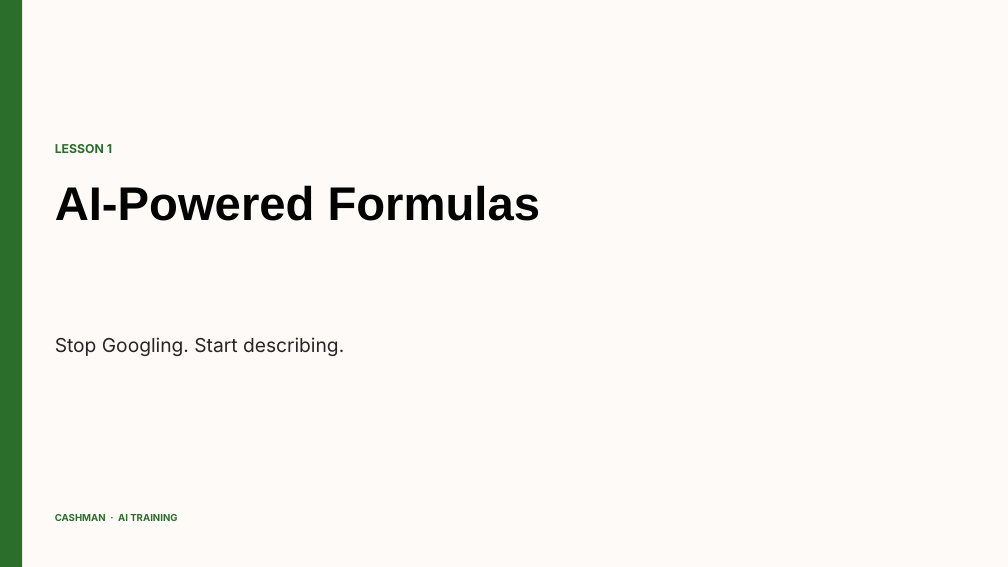
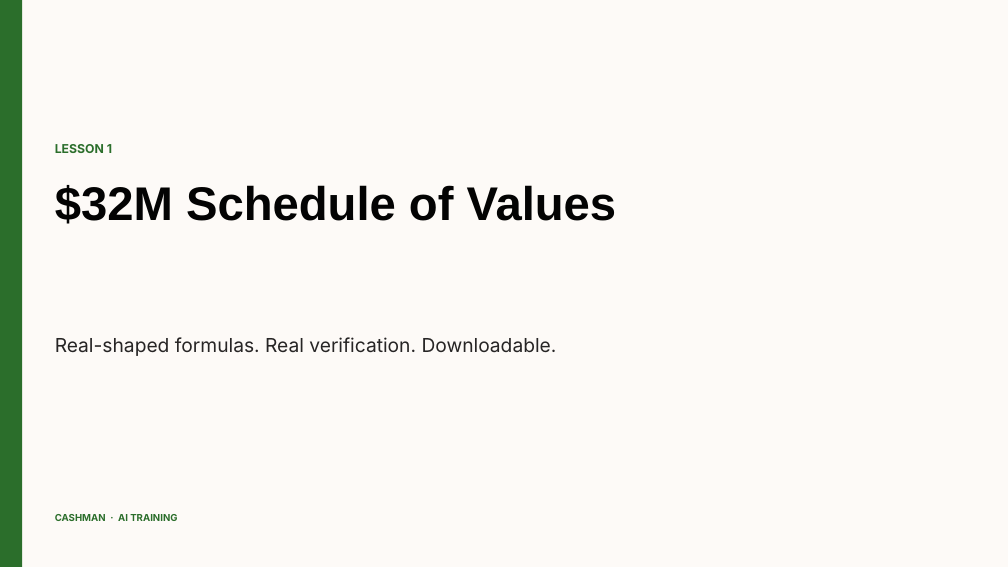
Before and after one commit to psun-jaycashman/cashman-ai-training, a slide deck: slide 1 of docs/video-scripts/slides/pptx/module-4/lesson-4-1-formulas.pptx. Drawn at 1008x567 pixels with LibreOffice and Linux fonts; fonts in the diff are those of the drawing. Boxes give left, top, right and bottom in pixels: in the first picture for what was removed or moved away, otherwise in the second. Text is boxed around its words. In the diff, an @@ line names an element or a change of style, - is before the commit and + after.

```diff
--- a/docs/video-scripts/slides/pptx/module-4/lesson-4-1-formulas.pptx
+++ b/docs/video-scripts/slides/pptx/module-4/lesson-4-1-formulas.pptx
@@ text at (55, 185, 617, 224): text changed @@
-AI-Powered Formulas
+$32M Schedule of Values
@@ text at (55, 337, 557, 356): text changed @@
-Stop Googling. Start describing.
+Real-shaped formulas. Real verification. Downloadable.
```
Also in this commit, not shown: 1 other slide changed, 1 slide added, 1 slide removed, 42 other files.
